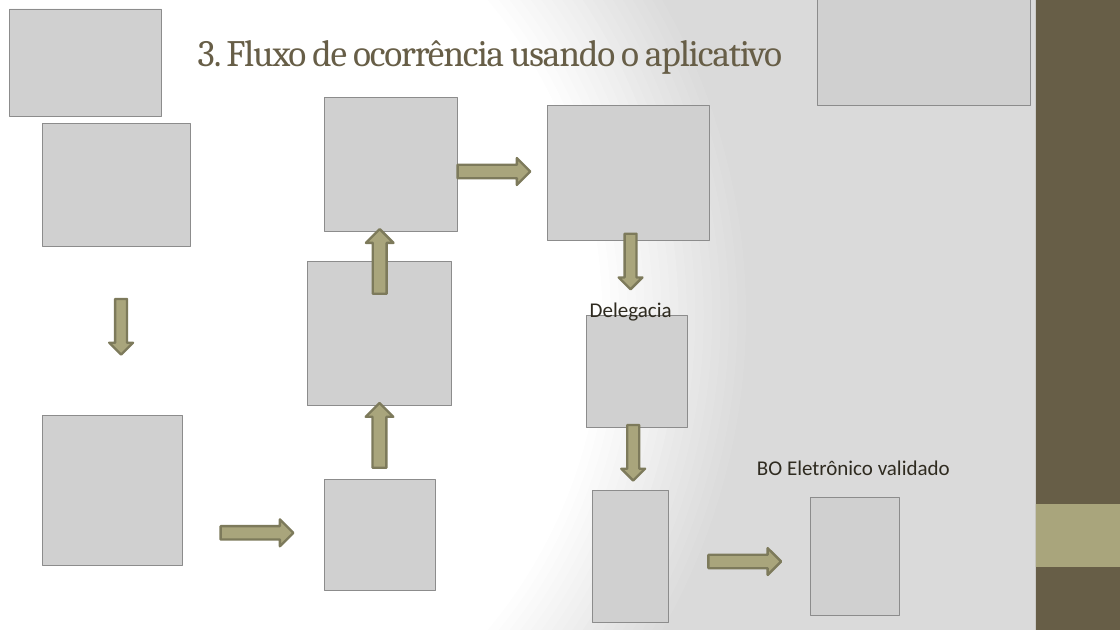
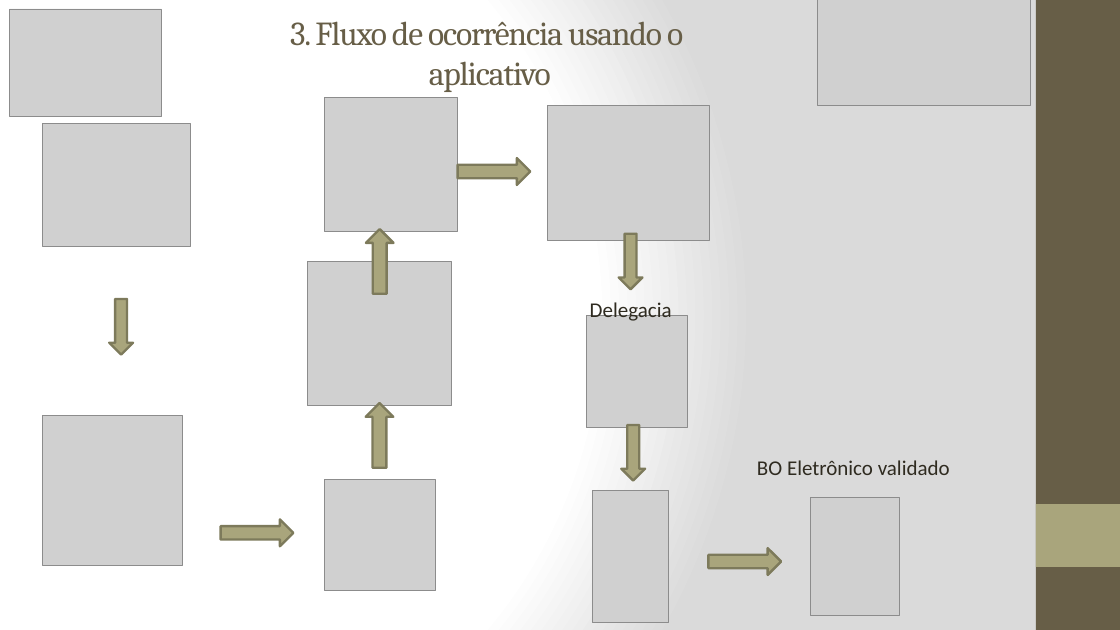
Before and after one commit to marlonscastro/estagiotcc, a slide deck: slide 13 of Apresentação_PPT.pptx (slide 10 before the commit). Drawn at 1120x630 pixels with LibreOffice and Linux fonts; fonts in the diff are those of the drawing; grey boxes stand for pictures. Boxes give left, top, right and bottom in pixels: in the first picture for what was removed or moved away, otherwise in the second. Text is boxed around its words. In the diff, an @@ line names an element or a change of style, - is before the commit and + after.

```diff
--- a/Apresentação_PPT.pptx
+++ b/Apresentação_PPT.pptx
@@ title "3. Fluxo de ocorrência usando ..." at <box>290,21,683,92</box>: size 32 to 28.8 pt @@
```
Also in this commit, not shown: 4 other slides changed, 4 slides added, 1 slide removed.
